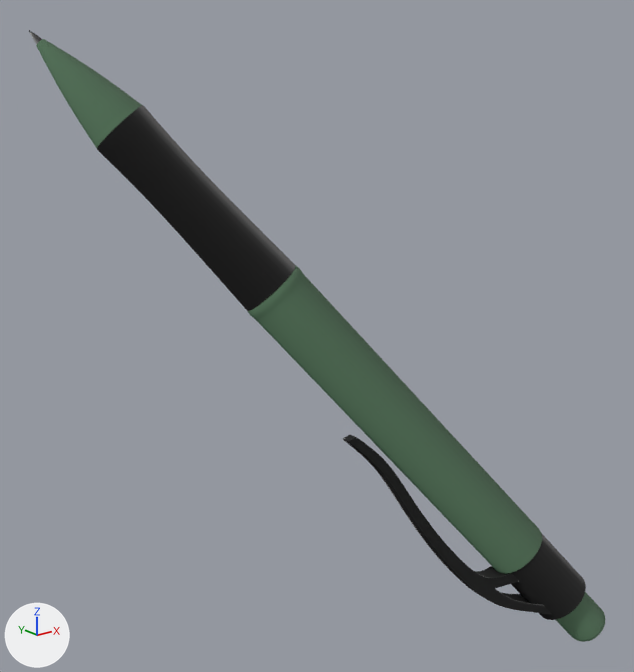
One commit to the glTF model pen.gltf: the scene before it, then after it.
Camera for both pictures: a camera (50 mm lens) standing at (-6.3, -7.64, 3.58) and looking at (-0.01, 0.24, 0.43). Lighting does not change. The marker at lower left points along +X, +Y and +Z. Where no turn or scale is listed for an object, it has been applied to the vertices.

Names of what the first picture shows: '10302_Pen_v2_L3'.
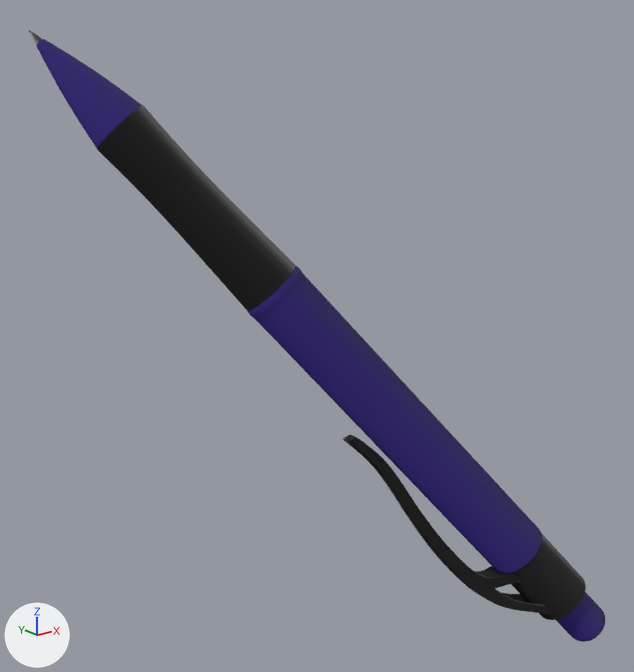
Commit message: change pen color

What differs and where, as boxes [x1, y1, x2, y2] in the pictures (634 x 672 px):
'10302_Pen_v2_L3', recoloured (green to blue): [35, 37, 605, 642] in both

The change in detail:
Material '10302_Pen_Diffuse_Glass' (mat_10302_pen_diffuse_glass) changes colour from dark green #587a5e to dark blue #2d1b7a; in linear values from (0.098, 0.196, 0.111) to (0.026, 0.0112, 0.196).
